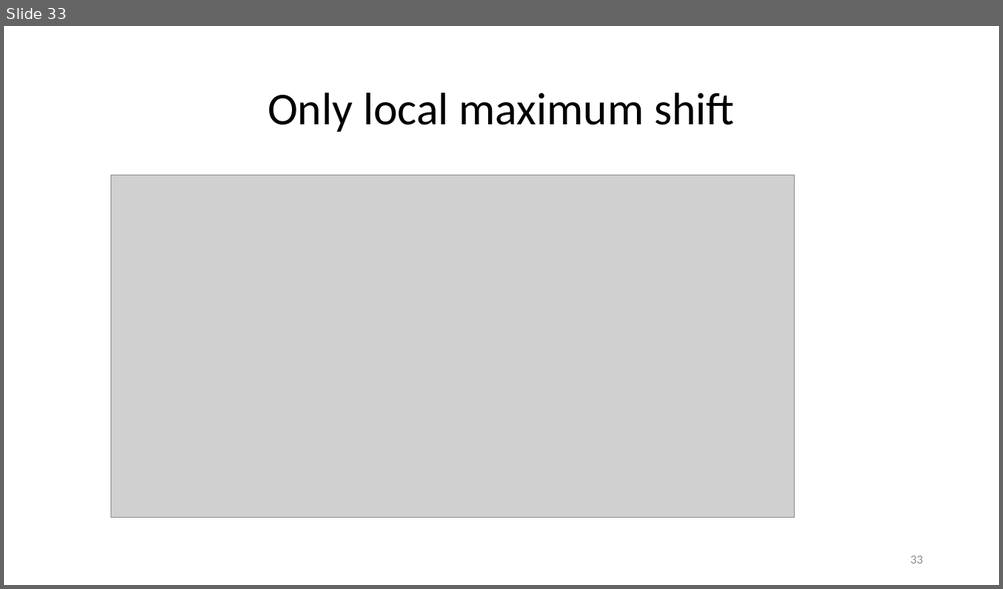
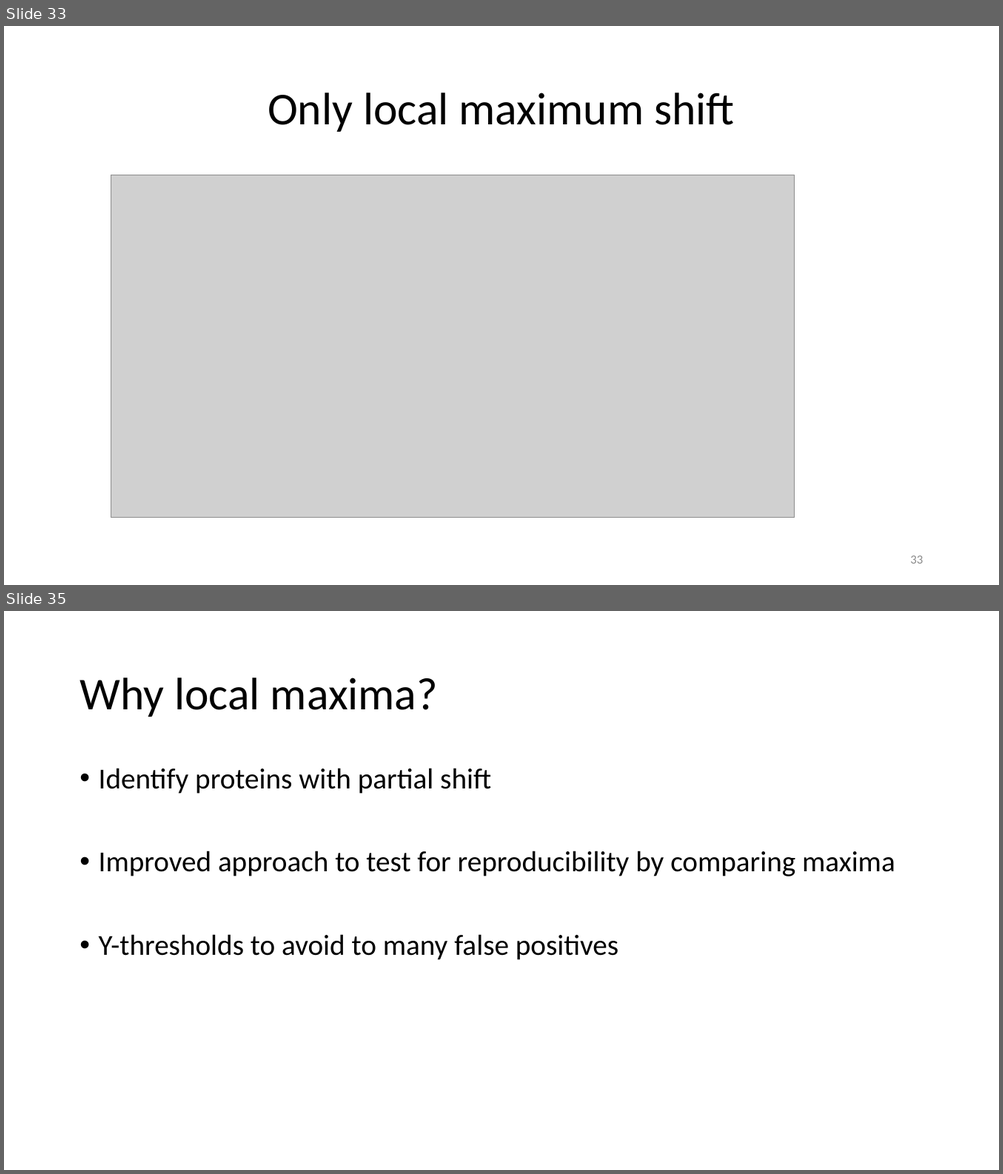
Before and after one commit to datascience-mobi-2022/2022-topic-03-team-05, a slide deck: Final presentation outline & temporary draft.pptx. Shown one above the other, each under a label of ours: slide 33 before the commit, slides 33 and 35 after it; the slides between them are not shown. The pictures are 1003x589 and 1003x1174 pixels, drawn with LibreOffice and Linux fonts; fonts in the diff are those of the drawing; grey boxes stand for pictures. Boxes give left, top, right and bottom in pixels: in the first picture for what was removed or moved away, otherwise in the second. Text is boxed around its words. In the diff, an @@ line names an element or a change of style, - is before the commit and + after.

```diff
--- a/Final presentation outline & temporary draft.pptx
+++ b/Final presentation outline & temporary draft.pptx
@@ slide 35 added at [4,611,999,1170], background #FFFFFF @@
@@ title added at [79,678,438,717], 44 pt, text #000000 @@
+Why local maxima?
@@ text added at [99,768,895,960], 28 pt, text #000000 @@
+• Identify proteins with partial shift
+• Improved approach to test for reproducibility by comparing maxima
+• Y-thresholds to avoid to many false positives
```
Also in this commit, not shown: 1 other slide added.
